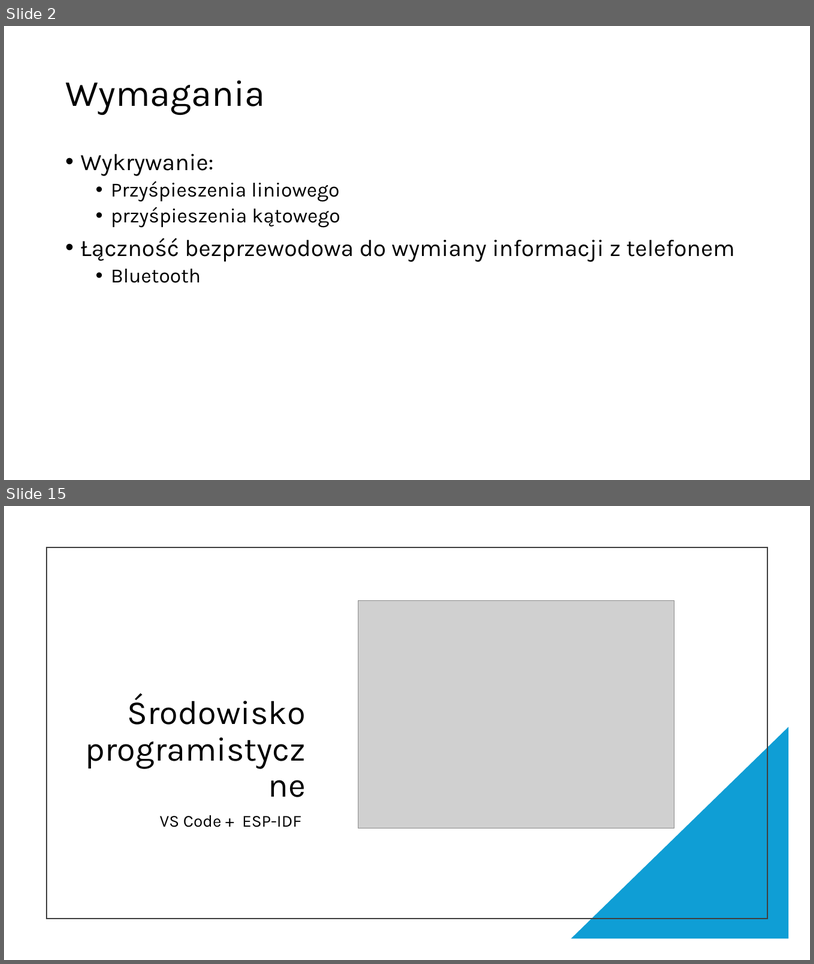
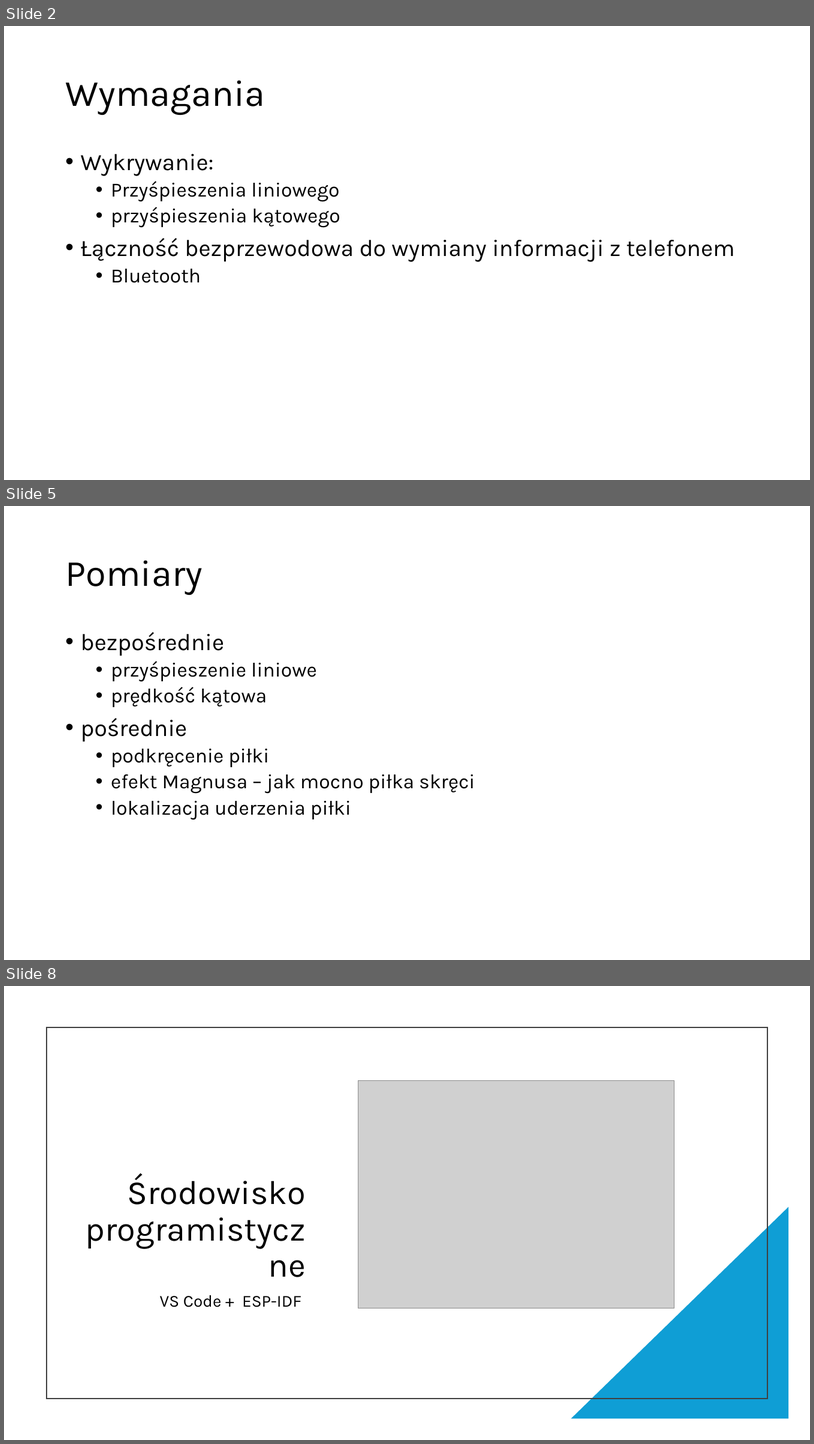
Before and after one commit to Szymek200/Smart-ball, a slide deck: Prezentacja/Smart-piłka_prez.pptx. Shown one above the other, each under a label of ours: slides 2 and 15 before the commit, slides 2, 5 and 8 after it; the slides between them are not shown. The pictures are 814x964 and 814x1444 pixels, drawn with LibreOffice and Linux fonts; fonts in the diff are those of the drawing; grey boxes stand for pictures. Boxes give left, top, right and bottom in pixels: in the first picture for what was removed or moved away, otherwise in the second. Text is boxed around its words. In the diff, an @@ line names an element or a change of style, - is before the commit and + after.

```diff
--- a/Prezentacja/Smart-piłka_prez.pptx
+++ b/Prezentacja/Smart-piłka_prez.pptx
@@ slide 5 added at (4, 506, 810, 960), background #FFFFFF @@
@@ title added at (65, 560, 202, 595), 44 pt, text #000000 @@
+Pomiary
@@ text added at (81, 632, 475, 819), 24 pt, text #000000 @@
+• bezpośrednie
+  • przyśpieszenie liniowe
+  • prędkość kątowa
+• pośrednie
+  • podkręcenie piłki
+  • efekt Magnusa – jak mocno piłka skręci
+  • lokalizacja uderzenia piłki
@@ what was slide 15 is now slide 8 @@
```
Also in this commit, not shown: 1 slide changed, 3 other slides added, 11 slides removed.
